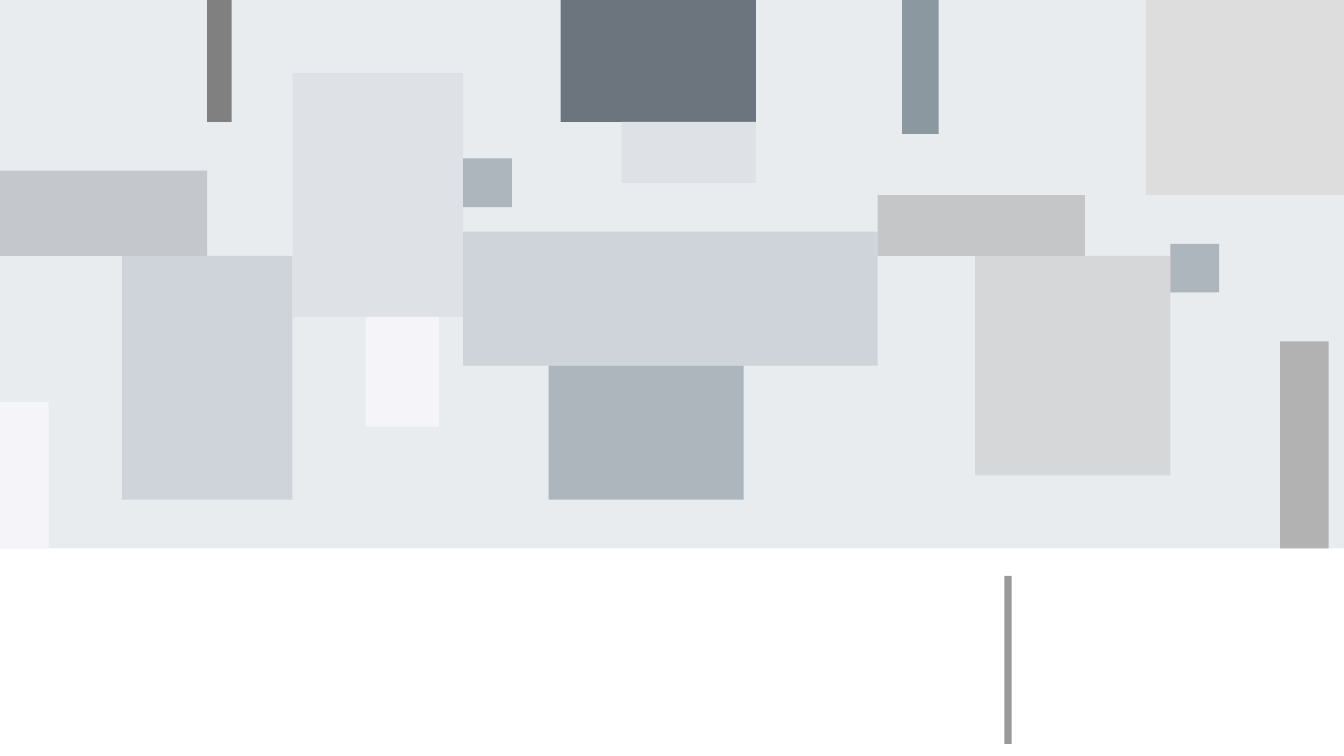
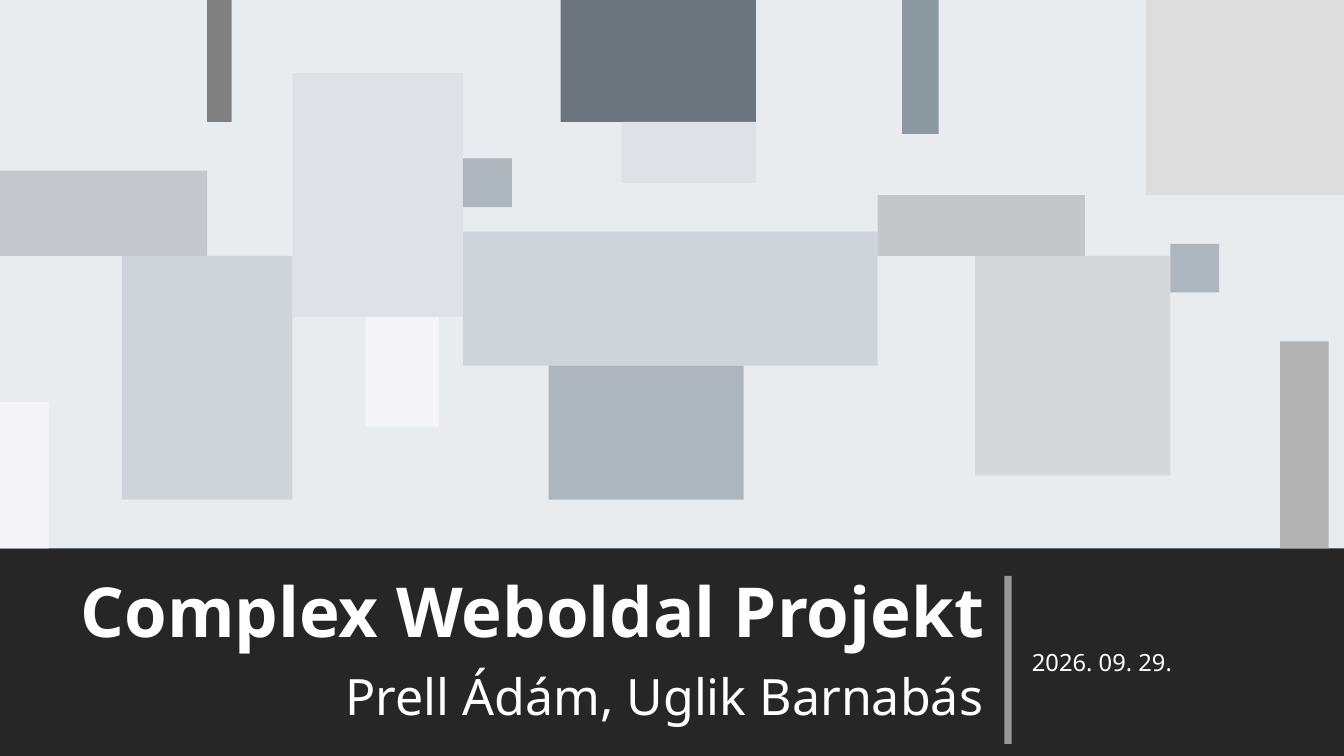
Before and after one commit to barnabas23c/complex-website-ipari, a slide deck: slide 1 of bemutato.pptx. Drawn at 1344x756 pixels with LibreOffice and Linux fonts; fonts in the diff are those of the drawing. Boxes give left, top, right and bottom in pixels: in the first picture for what was removed or moved away, otherwise in the second. Text is boxed around its words. In the diff, an @@ line names an element or a change of style, - is before the commit and + after.

```diff
--- a/bemutato.pptx
+++ b/bemutato.pptx
@@ background #FFFFFF to #262626 @@
@@ title added at box(81, 584, 984, 654), 40.7 pt, text #FFFFFF, bold @@
+Complex Weboldal Projekt
@@ text added at box(1032, 654, 1172, 672), 14 pt, text #FFFFFF @@
+2026. 09. 29.
@@ subtitle added at box(345, 668, 983, 727), 29.6 pt, text #FFFFFF @@
+Prell Ádám, Uglik Barnabás
```
Also in this commit, not shown: 6 other slides changed, 9 other files.
